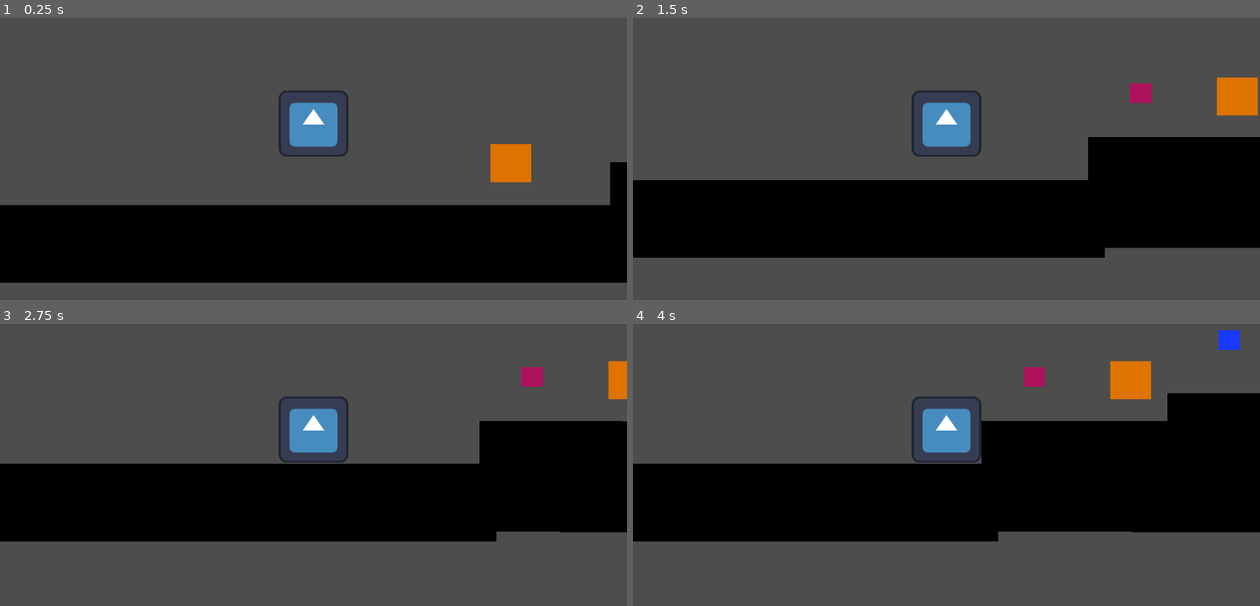
Above: before the commit, frames 1-4 (two rows, left to right).
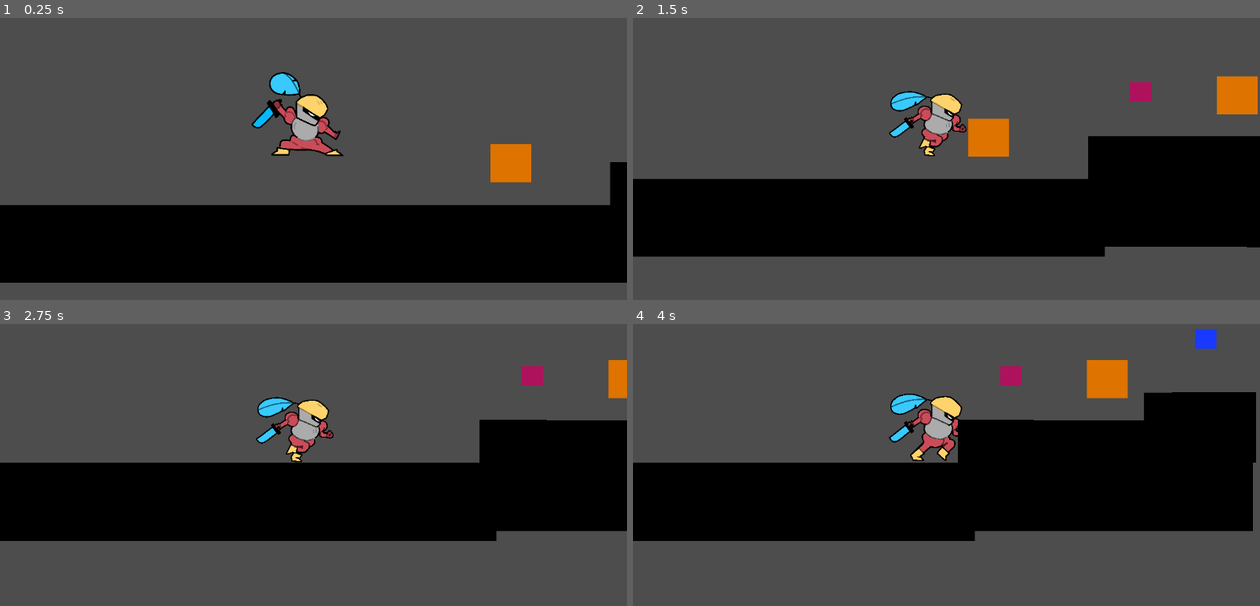
Above: after the commit, the same moments.

Repository: facundooli/plataformero
Game: Godot game, scene res://nivel.tscn
Two runs of this game, one before a commit and one after it. Both use one fixed random seed, a clock stepped at 60 frames per second and the inputs below. The engine's default icon, where the game draws it, is replaced by a stand-in: a white triangle on a blue panel in a dark square.
Inputs:
- Up to frame 1 (0.25 s): no input
- Up to frame 2 (1.5 s): hold D (derecha) from 0.53 s (still down); tap W (salto) at 0.77 s
- Up to frame 3 (2.75 s): tap W (salto) at 1.52 s; release D (derecha) at 2.03 s; hold A (izquierda) from 2.03 s (still down)
- Up to frame 4 (4 s): release A (izquierda) at 2.78 s; hold D (derecha) from 2.78 s (still down); tap W (salto) at 3.02, 3.77 s

The runs differ from the first frame. In frame 1, 2.5% of the frame differs, in the area x 40-56%, y 19-50%; in frame 2, 4.1%; in frame 3, 3.0%; in frame 4, 6.3%, in the area x 0-100%, y 1-78%.

Commit message:
averiguar el error de animacion

Diff:
--- a/plataformero/Jugador/jugador.gd
+++ b/plataformero/Jugador/jugador.gd
@@ -14,11 +14,14 @@
 	if Input.is_action_just_pressed("salto") and is_on_floor():
 		velocity.y = JUMP_VELOCITY * modificador_salto
 
+
 	# Get the input direction and handle the movement/deceleration.
 	# As good practice, you should replace UI actions with custom gameplay actions.
 	var direction := Input.get_axis("izquierda", "derecha")
 	if direction:
+
 		velocity.x = direction * SPEED
+		$AnimatedSprite2D.play("caminar")
 	else:
 		velocity.x = move_toward(velocity.x, 0, SPEED)
 
--- a/plataformero/Jugador/jugador.tscn
+++ b/plataformero/Jugador/jugador.tscn
@@ -1,26 +1,72 @@
-[gd_scene load_steps=4 format=3 uid="uid://bborcpy6sny84"]
+[gd_scene load_steps=11 format=3 uid="uid://bborcpy6sny84"]
 
 [ext_resource type="Texture2D" uid="uid://tey7ecycjg3k" path="res://icon.svg" id="1_feffl"]
 [ext_resource type="Script" uid="uid://dv6x7qtemee8l" path="res://Jugador/jugador.gd" id="1_ug00j"]
+[ext_resource type="Texture2D" uid="uid://dkfrx2yghejl0" path="res://asset/frame para el juego/Frames pose estándar/214 sin título_20251022031122.png" id="2_ug00j"]
+[ext_resource type="Texture2D" uid="uid://cghxk35rcoaxi" path="res://asset/frame para el juego/Frames correr/214 sin título_20251022031228.png" id="3_pfhhi"]
+[ext_resource type="Texture2D" uid="uid://bcya5bxa5odik" path="res://asset/frame para el juego/Frames correr/214 sin título_20251022031237.png" id="4_p16do"]
+[ext_resource type="Texture2D" uid="uid://b1j3od4m6oh7p" path="res://asset/frame para el juego/Frames pose estándar/214 sin título_20251022031145.png" id="4_ur6xs"]
+[ext_resource type="Texture2D" uid="uid://cj1nent6awgc2" path="res://asset/frame para el juego/Frames correr/214 sin título_20251022031247.png" id="5_1mnpf"]
+[ext_resource type="Texture2D" uid="uid://c3vcx0weumjri" path="res://asset/frame para el juego/Frames correr/214 sin título_20251022031255.png" id="6_s7ii8"]
 
-[sub_resource type="RectangleShape2D" id="RectangleShape2D_ug00j"]
-size = Vector2(128, 127)
+[sub_resource type="CapsuleShape2D" id="CapsuleShape2D_ur6xs"]
+radius = 32.0
+height = 118.0
+
+[sub_resource type="SpriteFrames" id="SpriteFrames_mpam0"]
+animations = [{
+"frames": [{
+"duration": 1.0,
+"texture": ExtResource("3_pfhhi")
+}, {
+"duration": 1.0,
+"texture": ExtResource("4_p16do")
+}, {
+"duration": 1.0,
+"texture": ExtResource("5_1mnpf")
+}, {
+"duration": 1.0,
+"texture": ExtResource("6_s7ii8")
+}],
+"loop": false,
+"name": &"caminar",
+"speed": 6.0
+}, {
+"frames": [{
+"duration": 1.0,
+"texture": ExtResource("2_ug00j")
+}, {
+"duration": 1.0,
+"texture": ExtResource("4_ur6xs")
+}],
+"loop": true,
+"name": &"quieto",
+"speed": 5.0
+}]
 
 [node name="Jugador" type="CharacterBody2D"]
 script = ExtResource("1_ug00j")
 
 [node name="Sprite2D" type="Sprite2D" parent="."]
-position = Vector2(0, -1)
+position = Vector2(-34.062443, -7.8750143)
+scale = Vector2(0.061800096, 0.062761195)
 texture = ExtResource("1_feffl")
 
 [node name="CollisionShape2D" type="CollisionShape2D" parent="."]
-position = Vector2(0, -0.5)
-shape = SubResource("RectangleShape2D_ug00j")
+position = Vector2(-11, 2)
+shape = SubResource("CapsuleShape2D_ur6xs")
 
 [node name="Camera2D" type="Camera2D" parent="."]
 
 [node name="temporizadorpowerupssalto" type="Timer" parent="."]
 
-[node name="AnimationPlayer" type="AnimationPlayer" parent="."]
+[node name="AnimatedSprite2D" type="AnimatedSprite2D" parent="."]
+position = Vector2(-31, -4.0000005)
+scale = Vector2(0.058332626, 0.063805975)
+sprite_frames = SubResource("SpriteFrames_mpam0")
+animation = &"caminar"
+autoplay = "quieto"
+frame = 2
+frame_progress = 0.81922823
 
 [connection signal="timeout" from="temporizadorpowerupssalto" to="." method="_on_temporizadorpowerupssalto_timeout"]
Binary file added: plataformero/asset/frame para el juego/Frames correr/214 sin título_20251022031228.png
Not shown, added: plataformero/asset/frame para el juego/Frames correr/214 sin título_20251022031228.png.import
Binary file added: plataformero/asset/frame para el juego/Frames correr/214 sin título_20251022031237.png
Not shown, added: plataformero/asset/frame para el juego/Frames correr/214 sin título_20251022031237.png.import
Binary file added: plataformero/asset/frame para el juego/Frames correr/214 sin título_20251022031247.png
Not shown, added: plataformero/asset/frame para el juego/Frames correr/214 sin título_20251022031247.png.import
Binary file added: plataformero/asset/frame para el juego/Frames correr/214 sin título_20251022031255.png
Not shown, added: plataformero/asset/frame para el juego/Frames correr/214 sin título_20251022031255.png.import
Binary file added: plataformero/asset/frame para el juego/Frames pose estándar/214 sin título_20251022031122.png
Not shown, added: plataformero/asset/frame para el juego/Frames pose estándar/214 sin título_20251022031122.png.import
Binary file added: plataformero/asset/frame para el juego/Frames pose estándar/214 sin título_20251022031145.png
Not shown, added: plataformero/asset/frame para el juego/Frames pose estándar/214 sin título_20251022031145.png.import
(and 10 more such lines)
